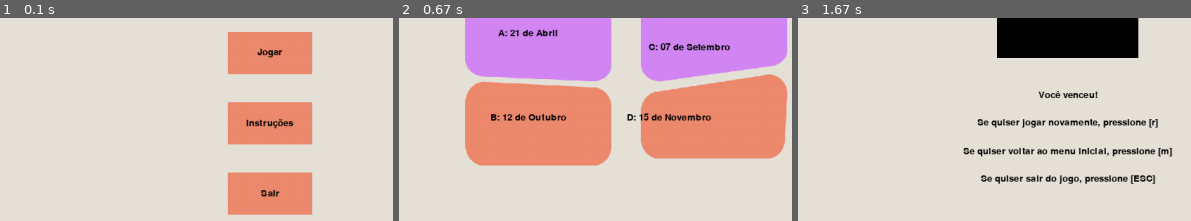
Above: before the commit, frames 1-3 (left to right).
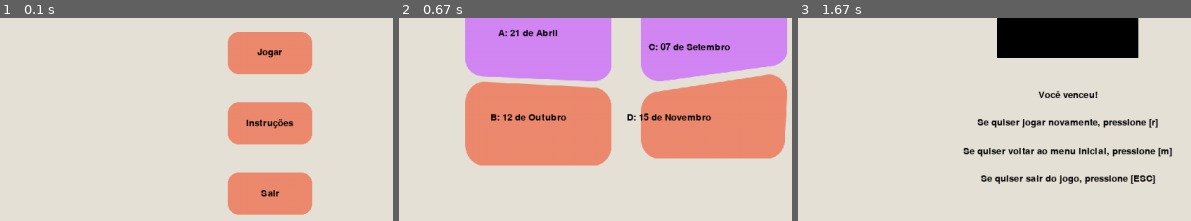
Above: after the commit, the same moments.

Repository: insper-classroom/devlife-23-1-projeto-pygame-jonas-pelegrina-gabriel-mendes
Game: pygame game, started from jogo.py
The game is run twice, just before and just after one commit, with the same random seed, the same clock (stepped at 60 frames per second) and the same inputs.
Inputs (mouse positions are % of the whole screen's width and height, from its top left):
- Up to frame 1 (0.1 s): no input
- Up to frame 2 (0.67 s): click (54, 55) at 0.38 s
- Up to frame 3 (1.67 s): tap A at 0.67 s
The pictures show only the part of the screen within x 20-70%, y 50-100%; the shares and areas given below are measured in that part.

The runs differ from the first frame. In frame 1, 0.5% of the frame differs, in the area x 58-80%, y 6-98%; in frame 2, nothing differs; in frame 3, nothing differs.

Commit message:
Borda do botão bonita

Diff:
--- a/classes_e_objetos.py
+++ b/classes_e_objetos.py
@@ -15,4 +15,4 @@
         return False
 
     def desenha(self, window):
-        draw.rect(window, LARANJA, (self.x, self.y, self.largura, self.altura))
+        draw.rect(window, LARANJA, (self.x, self.y, self.largura, self.altura),border_radius = 15)
